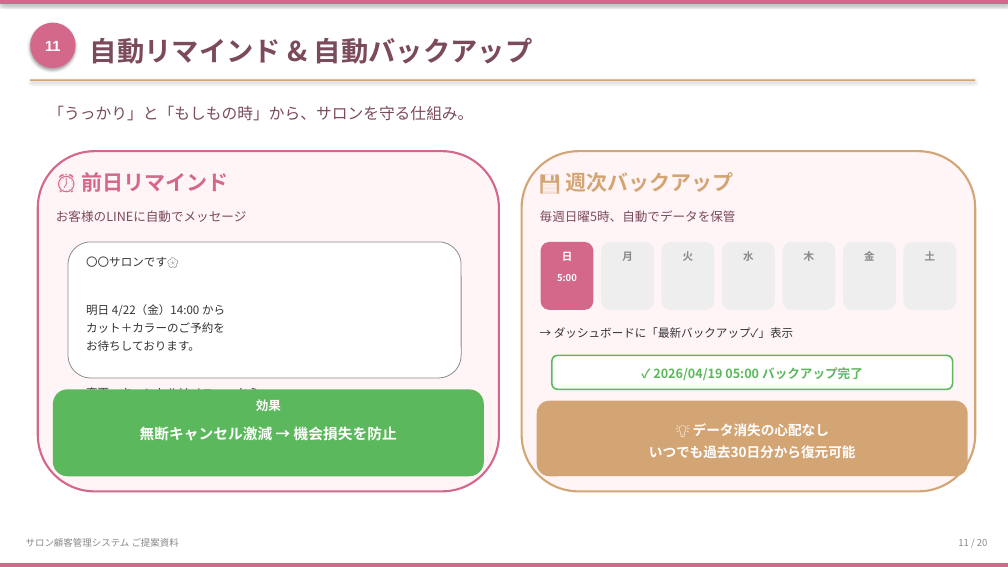
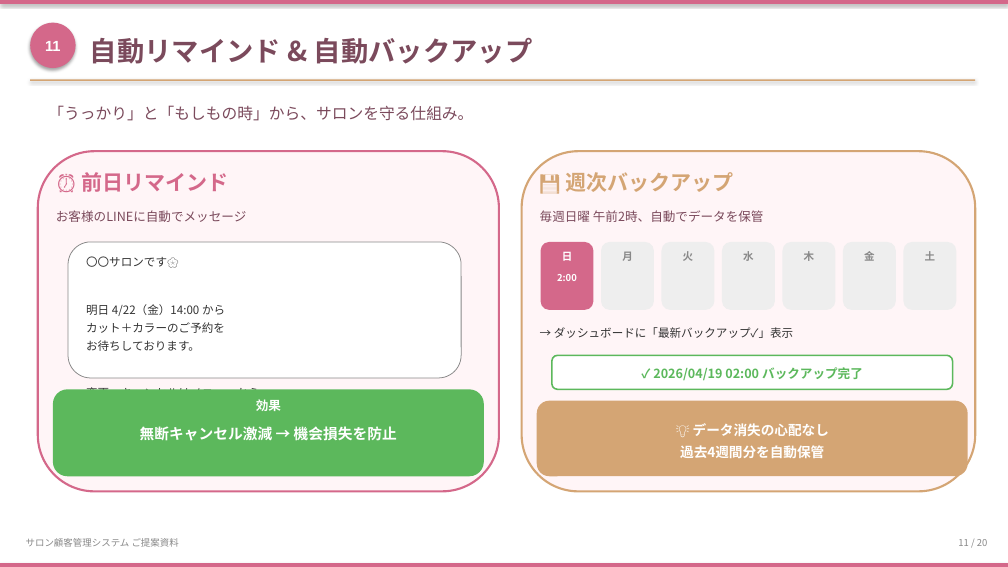
Before and after one commit to fukuokacolor-web/-salon-management, a slide deck: slide 11 of docs/SALON_PROPOSAL.pptx. Drawn at 1008x567 pixels with LibreOffice and Linux fonts; fonts in the diff are those of the drawing. Boxes give left, top, right and bottom in pixels: in the first picture for what was removed or moved away, otherwise in the second. Text is boxed around its words. In the diff, an @@ line names an element or a change of style, - is before the commit and + after.

```diff
--- a/docs/SALON_PROPOSAL.pptx
+++ b/docs/SALON_PROPOSAL.pptx
@@ text at box(540, 210, 764, 222): text changed @@
-毎週日曜5時、自動でデータを保管
+毎週日曜 午前2時、自動でデータを保管
@@ text at box(653, 367, 863, 381): text changed @@
-✓ 2026/04/19 05:00 バックアップ完了
+✓ 2026/04/19 02:00 バックアップ完了
@@ text at box(680, 445, 824, 458): text changed @@
-いつでも過去30日分から復元可能
+過去4週間分を自動保管
```
Also in this commit, not shown: 5 other slides changed, 3 other files.
